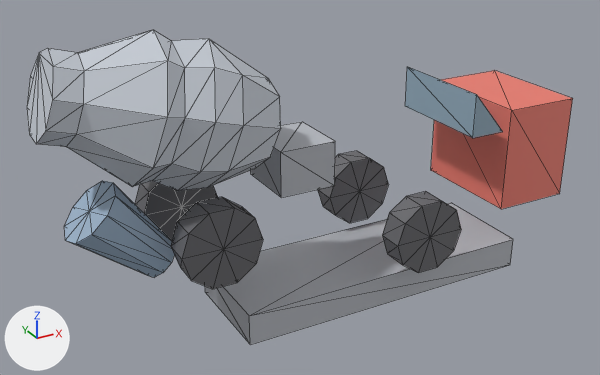
One commit to the glTF model public/studio/v2.15.0/d_cementmixer/model.glb: the scene before it, then after it.
Rendered twice from a 50 mm camera at (-5.53, -10.22, 5.07) aimed at (0.1, 0.01, -0.04). Every picture has the same lights, and +X, +Y and +Z are marked at lower left. The first picture is the older version. Mesh edges are drawn as thin lines. Where no turn or scale is listed for an object, it has been applied to the vertices.

In view in the first picture: 'part0', 'part1', 'part2', 'part3', 'part4', 'part5', 'part6', 'part7', 'part8', 'part9'.
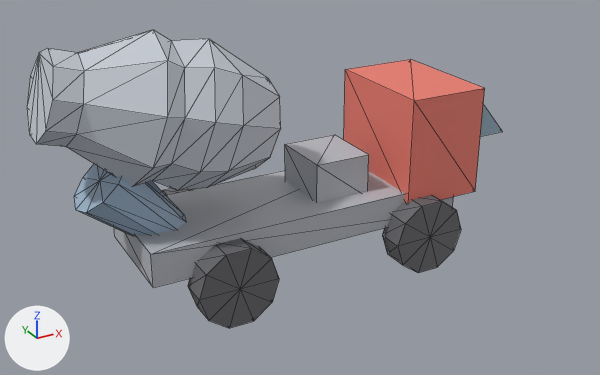
Boxes [x1, y1, x2, y2] around the edits, measured in the pictures (600 x 375 px):
'part0', moved: before [205, 203, 513, 345]; after [114, 170, 453, 288]
'part1', moved: before [431, 70, 573, 209]; after [344, 59, 485, 203]
'part9', moved: before [171, 197, 263, 289]; after [188, 238, 279, 328]
'part5', moved: before [64, 181, 174, 277]; after [74, 164, 186, 235]
'part4', moved: before [251, 122, 335, 197]; after [285, 135, 369, 203]
'part8', moved (mostly hidden afterwards): before [135, 181, 218, 241]; after [162, 189, 192, 195]
'part2', unchanged, covered by the edit: before [405, 67, 503, 138]; after [480, 104, 503, 136]
'part6', unchanged, covered by the edit: before [317, 151, 388, 223]

The edits, one by one:
me_geometry_0 is used by ob_part0; location (0.0, 0.0, 0.0).
me_geometry_0 had 8 vertices, 12 faces and spanned x -1.21..3.79, y -0.85..0.85, z -1.96..-1.46.
me_geometry_0 now has 8 vertices, 12 faces and spans x -2.6..2.4, y -0.85..0.85, z -0.6..-0.1.
me_geometry_0 part 1: the whole mesh is moved by (-1.39, 0.0, 1.36).
me_geometry_1 is used by ob_part1; location (0.0, 0.0, 0.0).
me_geometry_1 had 8 vertices, 12 faces and spanned x 3.34..4.64, y -0.95..0.95, z -0.75..0.95.
me_geometry_1 now has 8 vertices, 12 faces and spans x 1.45..2.75, y -0.95..0.95, z -0.3..1.4.
me_geometry_1 part 2: the whole mesh is moved by (-1.89, 0.0, 0.45).
me_geometry_4 is used by ob_part4; location (0.0, 0.0, 0.0).
me_geometry_4 had 8 vertices, 12 faces and spanned x -0.494..0.406, y -0.5..0.5, z 0.118..0.818.
me_geometry_4 now has 8 vertices, 12 faces and spans x 0.1..1.0, y -0.5..0.5, z -0.2..0.5.
me_geometry_4 part 3: the whole mesh is moved by (0.594, 0.0, -0.318).
me_geometry_5 is used by ob_part5; location (0.0, 0.0, 0.0).
me_geometry_5 had 22 vertices, 40 faces and spanned x -3.49..-1.98, y -0.48..0.48, z -0.89..0.64.
me_geometry_5 now has 22 vertices, 40 faces and spans x -3.31..-1.8, y -0.48..0.48, z -0.48..1.05.
me_geometry_5 part 4: the whole mesh is moved by (0.18, 0.0, 0.41).
me_geometry_8 is used by ob_part8; location (0.0, 0.0, 0.0).
me_geometry_8 had 22 vertices, 40 faces and spanned x -2.222..-1.022, y 0.554..0.974, z -0.784..0.357.
me_geometry_8 now has 22 vertices, 40 faces and spans x -2.1..-0.9, y 0.79..1.21, z -1.321..-0.179.
me_geometry_8 part 5: the whole mesh is moved by (0.122, 0.236, -0.537).
me_geometry_9 is used by ob_part9; location (0.0, 0.0, 0.0).
me_geometry_9 had 22 vertices, 40 faces and spanned x -2.222..-1.022, y -0.974..-0.554, z -0.784..0.357.
me_geometry_9 now has 22 vertices, 40 faces and spans x -2.1..-0.9, y -1.21..-0.79, z -1.321..-0.179.
me_geometry_9 part 6: the whole mesh is moved by (0.122, -0.236, -0.537).
